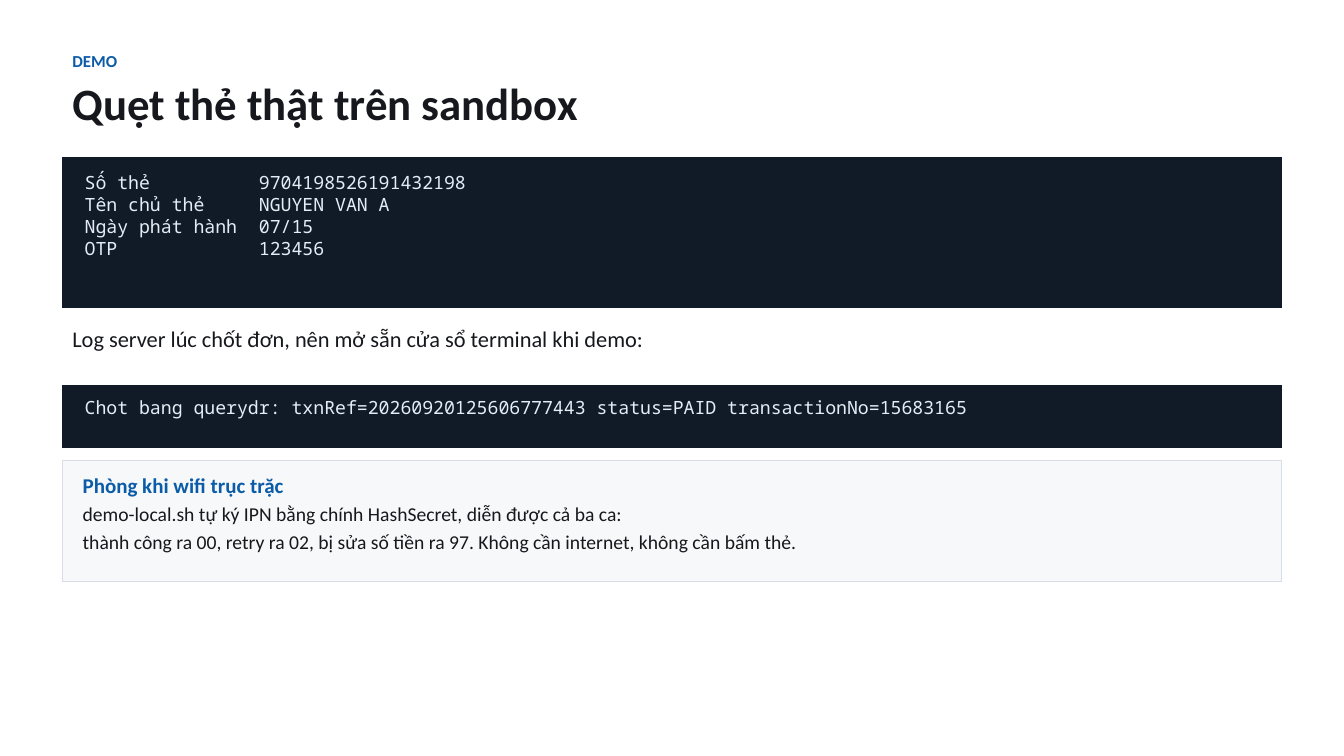
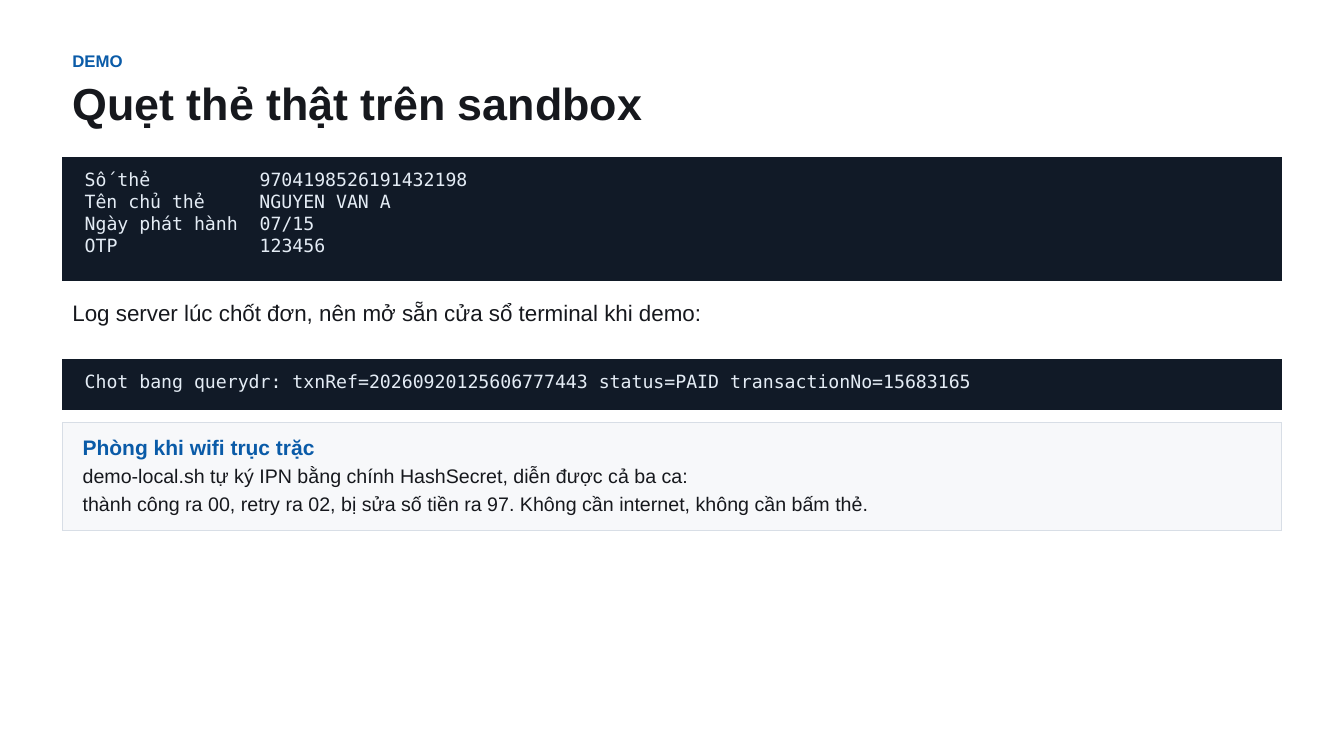
Before and after one commit to conchocon154/vnpay-seminar, a slide deck: slide 15 of VNPAY-seminar.pptx. Drawn at 1344x756 pixels with LibreOffice and Linux fonts; fonts in the diff are those of the drawing. Boxes give left, top, right and bottom in pixels: in the first picture for what was removed or moved away, otherwise in the second. Text is boxed around its words. In the diff, an @@ line names an element or a change of style, - is before the commit and + after.

```diff
--- a/VNPAY-seminar.pptx
+++ b/VNPAY-seminar.pptx
@@ rectangle "Số thẻ 9704198526191432198": place and size @@
-rectangle "Số thẻ 9704198526191432198" at bbox=[63, 157, 1281, 308]
+rectangle "Số thẻ 9704198526191432198" at bbox=[63, 157, 1281, 281]
@@ rectangle "Số thẻ 9704198526191432198" at bbox=[63, 157, 1281, 281]: font Noto Sans Mono to DejaVu Sans Mono @@
@@ text "Log server lúc chốt đơn, ...": place and size @@
-text "Log server lúc chốt đơn, ..." at bbox=[72, 329, 642, 351]
+text "Log server lúc chốt đơn, ..." at bbox=[72, 303, 701, 326]
@@ rectangle "Chot bang querydr: txnRef=20260920125606777443 status=PAID ..." at bbox=[63, 359, 1281, 409]: font Noto Sans Mono to DejaVu Sans Mono @@
@@ rectangle "Chot bang querydr: txnRef=20260920125606777443 status=PAID ...": place and size @@
-rectangle "Chot bang querydr: txnRef=20260920125606777443 status=PAID ..." at bbox=[63, 386, 1281, 448]
+rectangle "Chot bang querydr: txnRef=20260920125606777443 status=PAID ..." at bbox=[63, 359, 1281, 409]
@@ font Calibri to Arial in 3 elements at bbox=[72, 55, 642, 129], bbox=[72, 303, 701, 326], bbox=[63, 423, 1281, 531] @@
@@ rectangle "Phòng khi wifi trục trặc": place and size @@
-rectangle "Phòng khi wifi trục trặc" at bbox=[63, 461, 1281, 582]
+rectangle "Phòng khi wifi trục trặc" at bbox=[63, 423, 1281, 531]
```
Also in this commit, not shown: 18 other slides changed, 1 other file.
